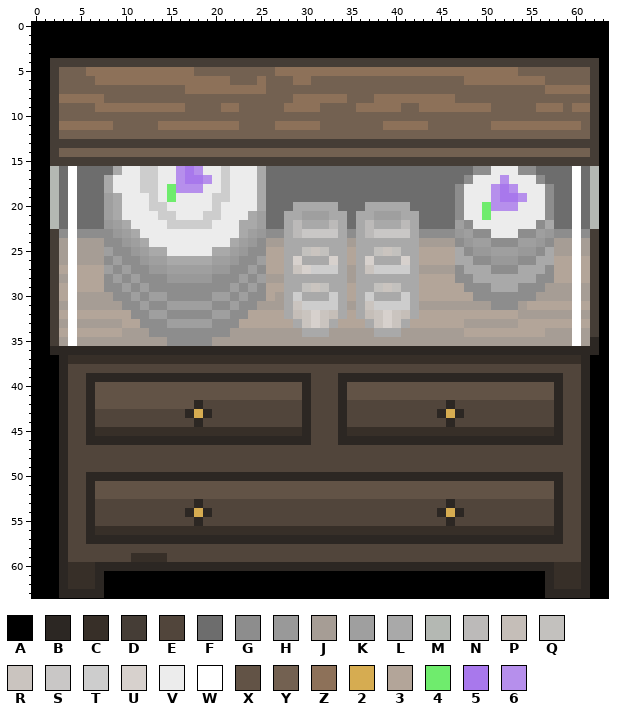
A pixel-art sprite gets an edit: Assets/Art/Rum Assets/Kattdamen rum/Porslinskåp Katt.png. Above is the file before it was changed.
The file is 64x64 pixels. Colours within 5 levels of each other are drawn and written as one.
Palette (. is transparent): A #000000  B #2c2723  C #372f28  D #453d36  E #51453b  F #6d6d6d  G #8d8d8d  H #999999  J #a69d95  K #9f9f9f  L #a9a9a9  M #b4b8b3  N #bcbab9  P #c5beb8  Q #c3c1be  R #cac4bf  S #c9c7c6  T #cdcdcd  U #d7d1cd  V #ececec  W #ffffff  X #625346  Y #736151  Z #8d7159  2 #d6ac51  3 #b3a599  4 #6fec6d  5 #a878ec  6 #b68fec
The same view after the edit:
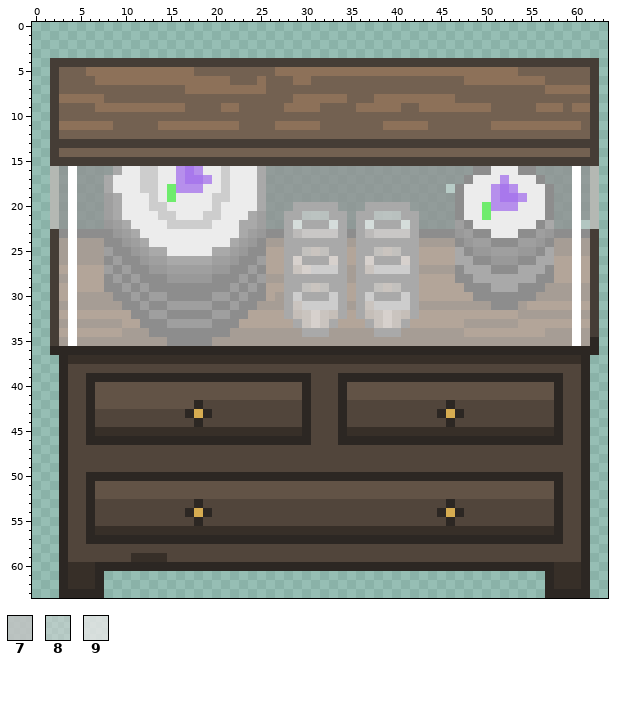
Colours new in this view: 7 #c4c4c4cf  8 #d9d9d980  9 #e7e7e7cf
Change:
colour F: #6d6d6d -> #919191c0
y 0..3: x 0..63 AAAAAAAAAAAAAAAAAAAAAAAAAAAAAAAAAAAAAAAAAAAAAAAAAAAAAAAAAAAAAAAA -> ................................................................
y 4..17: x 0..1 AA -> ..; x 63 A -> .
y 18: x 0..1 AA -> ..; x 46 F -> 8; x 63 A -> .
y 19..20: x 0..1 AA -> ..; x 63 A -> .
y 21: x 0..1 AA -> ..; x 30..32 KKK -> 777; x 38..40 KKK -> 777; x 63 A -> .
y 22: x 0..1 AA -> ..; x 29 N -> 9; x 33 N -> 9; x 37 N -> 9; x 41 N -> 9; x 61 F -> 8; x 63 A -> .
y 23..36: x 0..1 AA -> ..; x 63 A -> .
y 37..60: x 0..2 AAA -> ...; x 62..63 AA -> ..
y 61..63: x 0..2 AAA -> ...; x 8..56 AAAAAAAAAAAAAAAAAAAAAAAAAAAAAAAAAAAAAAAAAAAAAAAAA -> .................................................; x 62..63 AA -> ..
